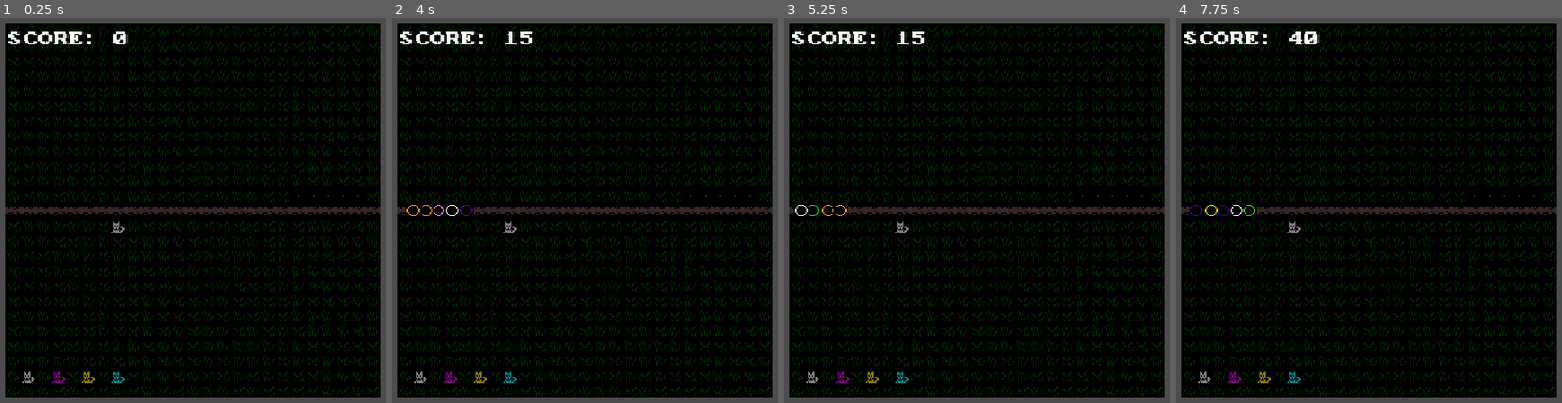
Above: before the commit, frames 1-4 (left to right).
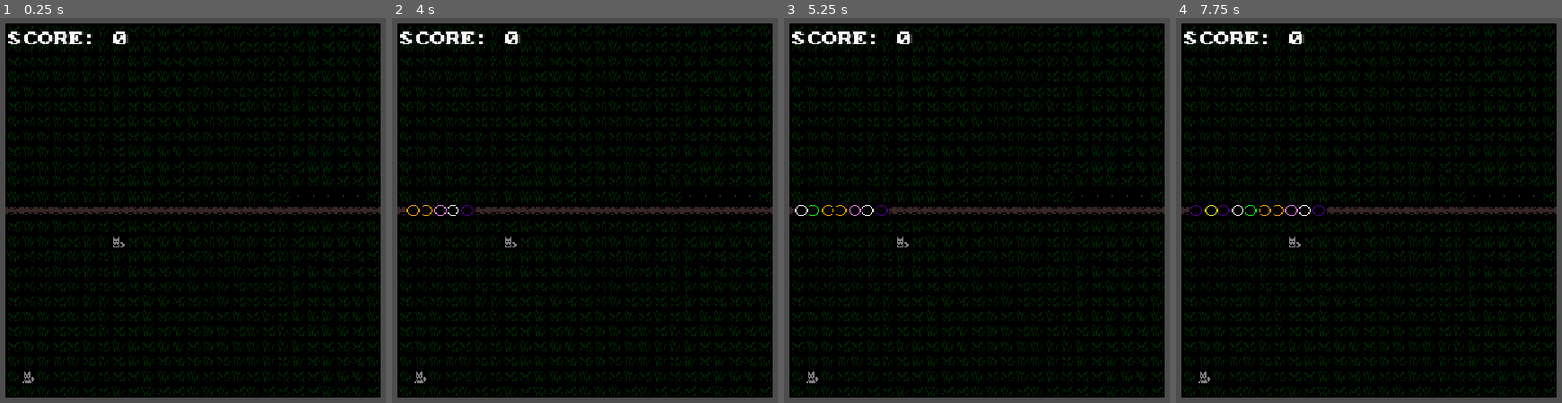
Above: after the commit, the same moments.

Repository: wonderzombie/godot-bubbles-td
Game: Godot game, scene res://assets/main.tscn
Same seed, same stepped clock (60 frames per second), same inputs: the game is played once before the commit and once after it.
Inputs (mouse positions are in pixels of both pictures, inside the frame that each line leads up to):
- Up to frame 1 (0.25 s): no input
- Up to frame 2 (4 s): tap Enter at 0.5, 2 s; move the mouse to (743, 191) at 0.52 s; hold Space (next_round) 0.53-1.28 s; click (743, 191) at 0.67 s; move the mouse to (442, 229) at 1.27 s; tap Space (next_round) at 1.35, 2.85, 3.5 s; click (442, 229) at 1.42 s; move the mouse to (658, 121) at 2.02 s; hold Space (next_round) 2.03-2.78 s; click (658, 121) at 2.17 s; move the mouse to (550, 291) at 2.77 s; click (550, 291) at 2.92 s; move the mouse to (outside the picture) at 3.52 s; hold Space (next_round) from 3.53 s (still down); click (outside the picture) at 3.67 s
- Up to frame 3 (5.25 s): move the mouse to (outside the picture) at 4.27 s; release Space (next_round) at 4.28 s; tap Space (next_round) at 4.35 s; click (outside the picture) at 4.42 s; move the mouse to (1011, 210) at 5.02 s; hold Space (next_round) from 5.03 s (still down); click (1011, 210) at 5.17 s
- Up to frame 4 (7.75 s): move the mouse to (1260, 110) at 5.77 s; release Space (next_round) at 5.78 s; tap Space (next_round) at 5.85, 7.35 s; click (1260, 110) at 5.92 s; move the mouse to (1527, 191) at 6.52 s; hold Space (next_round) 6.53-7.28 s; click (1527, 191) at 6.67 s; move the mouse to (1226, 229) at 7.27 s; click (1226, 229) at 7.42 s

The runs differ from the first frame. In frame 1, 0.3% of the frame differs, in the area x 13-33%, y 52-95%; in frame 2, 0.6%; in frame 3, 0.7%; in frame 4, 0.9%, in the area x 13-40%, y 3-95%.
Error after the commit: Invalid assignment of property or key 'detection_range' with value of type 'Area2D' on a base object of type 'Sprite2D (TowerDog)'. (res://scripts/tower_dog.gd…

Commit message:
add new dogs; tighten up tower logic a bit; add balloon hits

Diff:
--- a/assets/main.gd
+++ b/assets/main.gd
@@ -2,12 +2,13 @@
 
 var bubbles = [];
 var score = 0;
+var bubbles_spawned = 0;
 
+var ghost_tower: DogButton;
 
 # Called when the node enters the scene tree for the first time.
 func _ready() -> void:
 	%Toolbar.selected.connect(selected_tower)
-
 
 func _unhandled_key_input(event: InputEvent) -> void:
 	if !event.is_action_pressed("next_round"):
@@ -25,21 +26,47 @@
 	%Map.add_child(new_bubble);
 	self.bubbles.push_front(new_bubble);
 
-	new_bubble.pop.connect(balloon_popped)
+	new_bubble.pop.connect(adjust_score)
 	new_bubble.visible = true;
+	bubbles_spawned += 1
+	new_bubble.name = "bubble%d" % bubbles_spawned
 	new_bubble.start()
 
 
-func balloon_popped(award: int) -> void:
+func adjust_score(award: int) -> void:
 	score += award
 	prints("score is now", score)
 	%Score.text = "SCORE: %s" % score
 
-
-func selected_tower(sprite: Sprite2D) -> void:
+func selected_tower(sprite: DogButton) -> void:
 	match sprite.name:
 		"DogButton1":
-			pass
+			self.ghost_tower = sprite.duplicate()
+			self.add_child(ghost_tower)
+			self.ghost_tower.position = self.get_local_mouse_position()
 
 func _input(event) -> void:
-	pass
+	if !ghost_tower:
+		return
+
+	var map_pos = %Map.get_local_mouse_position()
+	var cell_pos = %Map.local_to_map(map_pos)
+	var tower_pos = %Map.map_to_local(cell_pos)
+	self.ghost_tower.position = tower_pos
+
+	prints(event)
+
+	if event is InputEventMouseButton and event.pressed and event.button_index == MOUSE_BUTTON_LEFT:
+		prints("clicked:", self.ghost_tower.position)
+
+		var new_tower = ghost_tower.scene.instantiate()
+		prints("spawning", new_tower.name, "at", tower_pos)
+
+		%Map.add_child(new_tower)
+		new_tower.position = tower_pos
+
+
+		%Toolbar.last_selected = null
+
+		adjust_score(-ghost_tower.cost)
+		ghost_tower.queue_free()
--- a/assets/main.tscn
+++ b/assets/main.tscn
@@ -4,23 +4,18 @@
 [ext_resource type="Script" uid="uid://dxpgff2bivi06" path="res://assets/main.gd" id="1_ujfqy"]
 [ext_resource type="Texture2D" uid="uid://sgsyu5r6hf81" path="res://assets/ball.tres" id="2_06ig3"]
 [ext_resource type="Script" uid="uid://bwbu174lcmj03" path="res://scripts/bubble.gd" id="3_2d37k"]
+[ext_resource type="PackedScene" uid="uid://bbgcw17imuri8" path="res://scenes/dog_1.tscn" id="3_fphxj"]
 [ext_resource type="Texture2D" uid="uid://cnaqjq48svhon" path="res://assets/urizen_onebit_tileset__v2d0.png" id="4_836ik"]
-[ext_resource type="Script" uid="uid://c5weh3vquiujv" path="res://scripts/tower_dog.gd" id="5_j2eim"]
-[ext_resource type="Script" uid="uid://bk24e3cquwtrr" path="res://assets/rock.gd" id="7_qdlv5"]
 [ext_resource type="FontFile" uid="uid://bw15vudvtopgt" path="res://assets/pcsenior.ttf" id="8_tkxyu"]
 [ext_resource type="Script" uid="uid://diw18gbqqwts6" path="res://scripts/toolbar.gd" id="9_fphxj"]
+[ext_resource type="Script" uid="uid://cblhggo6icldx" path="res://scripts/dog_button_1.gd" id="10_vqaxa"]
+
+[sub_resource type="CircleShape2D" id="CircleShape2D_o33de"]
+radius = 5.0
 
 [sub_resource type="AtlasTexture" id="AtlasTexture_o33de"]
 atlas = ExtResource("4_836ik")
 region = Rect2(1, 183, 12, 12)
-
-[sub_resource type="CircleShape2D" id="CircleShape2D_a7yxg"]
-radius = 36.0
-
-[sub_resource type="CircleShape2D" id="CircleShape2D_swr8m"]
-
-[sub_resource type="CircleShape2D" id="CircleShape2D_o33de"]
-radius = 5.0
 
 [node name="Main" type="Node2D" unique_id=1512586351]
 script = ExtResource("1_ujfqy")
@@ -30,31 +25,8 @@
 tile_map_data = PackedByteArray("AAAXAAAAAAAQAAUAAAAXAAEAAAAPAAUAAAAYAAAAAAAPAAUAAAAYAAEAAAAQAAUAAAAAAAAAAAAQAAUAAAAAAA …(9920 unchanged characters)…
 tile_set = ExtResource("1_db5cl")
 
-[node name="Dog1" type="Sprite2D" parent="Map" unique_id=246423649]
-position = Vector2(90, 162)
-texture = SubResource("AtlasTexture_o33de")
-script = ExtResource("5_j2eim")
-
-[node name="Area2D" type="Area2D" parent="Map/Dog1" unique_id=857174113]
-collision_layer = 0
-
-[node name="CollisionShape2D" type="CollisionShape2D" parent="Map/Dog1/Area2D" unique_id=1292521564]
-shape = SubResource("CircleShape2D_a7yxg")
-
-[node name="Rock" type="Polygon2D" parent="Map/Dog1" unique_id=944820767]
-visible = false
-scale = Vector2(0.1, 0.1)
-color = Color(0.5, 0.5, 0.5, 1)
-polygon = PackedVector2Array(-10, -10, 10, -10, 10, 10, -10, 10)
-script = ExtResource("7_qdlv5")
-
-[node name="Area2D" type="Area2D" parent="Map/Dog1/Rock" unique_id=2004374760]
-collision_layer = 4
-metadata/_edit_lock_ = true
-
-[node name="CollisionShape2D" type="CollisionShape2D" parent="Map/Dog1/Rock/Area2D" unique_id=1013223977]
-shape = SubResource("CircleShape2D_swr8m")
-metadata/_edit_lock_ = true
+[node name="Dog1" parent="Map" unique_id=1369491177 instance=ExtResource("3_fphxj")]
+position = Vector2(90, 174)
 
 [node name="Bubble" type="Sprite2D" parent="Map" unique_id=186762047 groups=["bubbles"]]
 unique_name_in_owner = true
@@ -100,18 +72,23 @@
 [node name="DogButton1" type="Sprite2D" parent="Toolbar" unique_id=227257795]
 position = Vector2(18, 282)
 texture = SubResource("AtlasTexture_o33de")
+script = ExtResource("10_vqaxa")
+tower_file = "uid://bbgcw17imuri8"
 
 [node name="DogButton2" type="Sprite2D" parent="Toolbar" unique_id=638502384]
+visible = false
 modulate = Color(0.9499998, 0, 1, 1)
 position = Vector2(42, 282)
 texture = SubResource("AtlasTexture_o33de")
 
 [node name="DogButton3" type="Sprite2D" parent="Toolbar" unique_id=1824316595]
+visible = false
 modulate = Color(1, 0.95, 0, 1)
 position = Vector2(66, 282)
 texture = SubResource("AtlasTexture_o33de")
 
 [node name="DogButton4" type="Sprite2D" parent="Toolbar" unique_id=2056833075]
+visible = false
 modulate = Color(0, 1, 0.98333335, 1)
 position = Vector2(90, 282)
 texture = SubResource("AtlasTexture_o33de")
--- a/assets/rock.gd
+++ b/assets/rock.gd
@@ -1,6 +1,6 @@
 extends Polygon2D
 
-var hits: int = 3
+var hits: int = 2
 
 # Called when the node enters the scene tree for the first time.
 func _ready() -> void:
@@ -9,5 +9,7 @@
 
 func deduct_hit(_area: Area2D):
 	self.hits -= 1
-	if hits == 0:
+	prints(self.name, "hits remaining", self.hits)
+	if self.hits <= 0:
+		prints(self.name, "no more rock")
 		self.queue_free()
--- /dev/null
+++ b/scenes/dog_1.tscn
@@ -0,0 +1,43 @@
+[gd_scene format=3 uid="uid://bbgcw17imuri8"]
+
+[ext_resource type="Texture2D" uid="uid://cnaqjq48svhon" path="res://assets/urizen_onebit_tileset__v2d0.png" id="1_6v6li"]
+[ext_resource type="Script" uid="uid://c5weh3vquiujv" path="res://scripts/tower_dog.gd" id="2_x5wxm"]
+[ext_resource type="Script" uid="uid://bk24e3cquwtrr" path="res://assets/rock.gd" id="3_wlc83"]
+
+[sub_resource type="AtlasTexture" id="AtlasTexture_o33de"]
+atlas = ExtResource("1_6v6li")
+region = Rect2(1, 183, 12, 12)
+
+[sub_resource type="CircleShape2D" id="CircleShape2D_a7yxg"]
+radius = 36.0
+
+[sub_resource type="CircleShape2D" id="CircleShape2D_swr8m"]
+radius = 36.0
+
+[node name="Dog1" type="Sprite2D" unique_id=1369491177]
+texture = SubResource("AtlasTexture_o33de")
+script = ExtResource("2_x5wxm")
+
+[node name="Area2D" type="Area2D" parent="." unique_id=835035222]
+collision_layer = 0
+metadata/_edit_lock_ = true
+
+[node name="CollisionShape2D" type="CollisionShape2D" parent="Area2D" unique_id=8695142]
+visible = false
+shape = SubResource("CircleShape2D_a7yxg")
+metadata/_edit_lock_ = true
+
+[node name="Rock" type="Polygon2D" parent="." unique_id=1922602648]
+visible = false
+scale = Vector2(0.1, 0.1)
+color = Color(0.5, 0.5, 0.5, 1)
+polygon = PackedVector2Array(-10, -10, 10, -10, 10, 10, -10, 10)
+script = ExtResource("3_wlc83")
+
+[node name="Area2D" type="Area2D" parent="Rock" unique_id=1201714817]
+collision_layer = 4
+metadata/_edit_lock_ = true
+
+[node name="CollisionShape2D" type="CollisionShape2D" parent="Rock/Area2D" unique_id=1932591344]
+shape = SubResource("CircleShape2D_swr8m")
+metadata/_edit_lock_ = true
--- a/scripts/bubble.gd
+++ b/scripts/bubble.gd
@@ -4,6 +4,7 @@
 
 @export var speed: float = 20
 @export var value: int = 5
+@export var num_hits: int = 1
 
 var destination: Vector2;
 var movement_tween: Tween
@@ -32,7 +33,6 @@
 	self.movement_tween = create_tween()
 	self.movement_tween.tween_property(self, "position", destination, self.speed).from_current()
 
-
 func get_hit(_hitter: Area2D) -> void:
 	movement_tween.kill()
 	var left = Vector2.LEFT * 1 + self.position
--- /dev/null
+++ b/scripts/dog_button_1.gd
@@ -0,0 +1,6 @@
+class_name DogButton extends Sprite2D
+
+@export_file var tower_file;
+@export var cost: int = 15
+
+@onready var scene = load(tower_file)
--- a/scripts/toolbar.gd
+++ b/scripts/toolbar.gd
@@ -1,21 +1,32 @@
 class_name Toolbar extends Node2D
 
-signal selected(sprite: Sprite2D)
+signal selected(sprite: DogButton)
 
-var last_selected: Sprite2D
+var last_selected: DogButton
 
-func _input(event) -> void:
-	#prints("unhandled input", event)
+func _unhandled_input(event) -> void:
+	if last_selected:
+		return
+
+
 	if event is InputEventMouseButton and event.pressed and event.button_index == MOUSE_BUTTON_LEFT:
+		var score = get_parent().score
 
 		for it in get_children():
-			var button := it as Sprite2D
+			var button := it as DogButton
+			if not button:
+				continue
 			var local_position = button.get_local_mouse_position()
 			if button.get_rect().has_point(local_position):
+				if button.cost > score:
+					prints("can't afford cost", button.cost, "with score", score)
+					return
+				prints(event)
 				_clicked(button)
+				get_viewport().set_input_as_handled()
 				return
 
-func _clicked(it: Sprite2D) -> void:
+func _clicked(it: DogButton) -> void:
 	prints("clicked", it)
 	self.last_selected = it
 	selected.emit(it)
--- a/scripts/tower_dog.gd
+++ b/scripts/tower_dog.gd
@@ -1,52 +1,62 @@
 class_name TowerDog extends Sprite2D
 
-var targets = []
 var current_target: Area2D
 var attack_tween: Tween
+var thrown_rocks: int
+var detection_area: Area2D
+
+@export var detection_radius: int = 36
 
 # Called when the node enters the scene tree for the first time.
 func _ready() -> void:
-	var collision_area: Area2D = get_node("Area2D")
-	collision_area.area_entered.connect(enemy_detected)
-	collision_area.area_exited.connect(enemy_lost)
+	self.detection_range = get_node("Area2D")
+	detection_area.area_entered.connect(enemy_detected)
+	detection_area.area_exited.connect(enemy_lost)
+
+	var coll_shape: CollisionShape2D = detection_area.get_node("CollisionShape2D");
+	if coll_shape.shape is CircleShape2D:
+		coll_shape.shape.radius = detection_radius
 
 func enemy_detected(intruder: Area2D) -> void:
-	prints("detected:", intruder)
-	targets.push_front(intruder)
-	if !current_target:
+	prints("detected:", named(intruder))
+	if !self.attack_tween:
 		init_attack_cycle()
 
 func init_attack_cycle() -> void:
 	self.attack_tween = create_tween()
 	self.attack_tween.tween_callback(try_throw_rock as Callable)
-	self.attack_tween.tween_interval(2.0)
+	self.attack_tween.tween_interval(2.25)
 	self.attack_tween.set_loops()
 
-func enemy_lost(escapee: Area2D) -> void:
-	prints("target lost:", escapee)
-	self.targets.erase(escapee)
-	if escapee == self.current_target:
+func enemy_lost(lost: Area2D) -> void:
+	prints("target lost:", named(lost))
+	if lost == self.current_target:
 		self.current_target = null
 
 func try_throw_rock() -> void:
-	if len(self.targets) == 0:
+	if !detection_area.has_overlapping_areas():
 		return
 
 	if !self.current_target or self.current_target.is_queued_for_deletion():
-		self.current_target = targets.pop_back()
-		prints("new target", self.current_target)
+		self.current_target = detection_area.get_overlapping_areas().front()
 
-	prints("throwing rock at", self.current_target)
+	prints("throwing rock at", named(self.current_target))
 
 	var rock: Polygon2D = get_node("Rock").duplicate()
 	self.add_child(rock)
+	rock.name = "rock%d" % thrown_rocks
 	rock.visible = true;
 
 	rock.position = Vector2.ZERO
 	rock.look_at(current_target.global_position)
 
-	var target_position: Vector2 = Vector2.RIGHT.rotated(rock.rotation) * (12 * 3 * 2);
+	var target_position: Vector2 = Vector2.RIGHT.rotated(rock.rotation) * (12 * 3 * 1);
 
 	var throw_tween = create_tween()
 	throw_tween.tween_property(rock, "position", target_position, 0.3)
 	throw_tween.tween_callback(rock.queue_free);
+	thrown_rocks += 1
+
+
+func named(area: Area2D) -> String:
+	return area.get_parent().name
Not shown, added: scripts/dog_button_1.gd.uid
